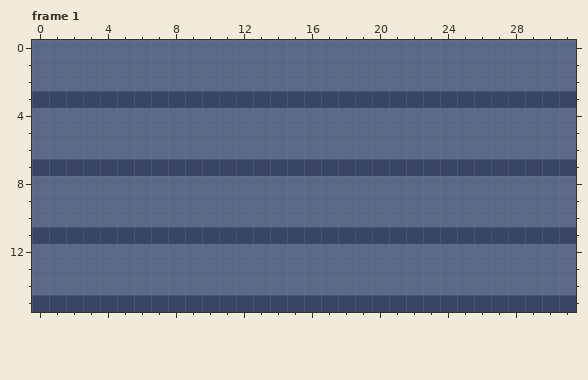
Pixel-art file: CargOS/Assets/Sprites/Tiles/p_belt.aseprite. Above, as it was before the edit.
32x16 pixels, 1 frame. Shown: frame 1. The commit also changed other frames, which this record leaves out.
Once edited:
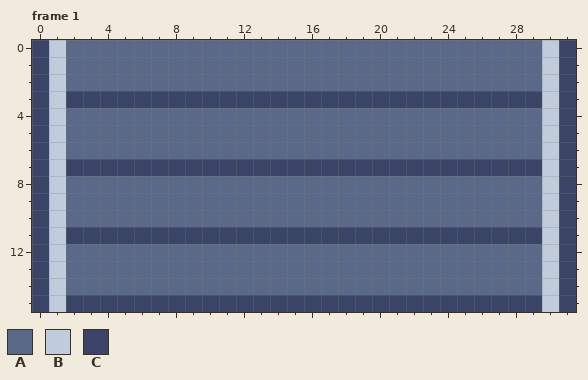
Palette (. is transparent): A #5a6988  B #c0cbdc  C #3a4466
The edit:
Frame 1:
Colour B replaces colour A in rows 0 to 2 at x 1 and 30; in rows 4 to 6 at x 1 and 30; in rows 8 to 10 at x 1 and 30; in rows 12 to 14 at x 1 and 30.
Colour B replaces colour C in row 3 at x 1 and 30; in row 7 at x 1 and 30; in row 11 at x 1 and 30; in row 15 at x 1 and 30.
Colour C replaces colour A in rows 0 to 2 at x 0 and 31; in rows 4 to 6 at x 0 and 31; in rows 8 to 10 at x 0 and 31; in rows 12 to 14 at x 0 and 31.
Changed places in both pictures, as pixel boxes (x1, y1, x2, y2):
changed: (32, 40, 66, 312)
changed: (542, 40, 576, 312)
